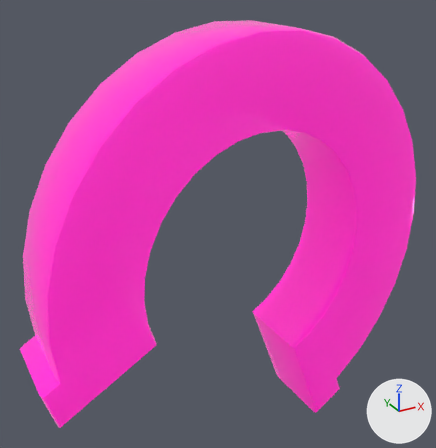
The Blender file assets/items/pickup/ItemPickup.blend, before and after one commit.
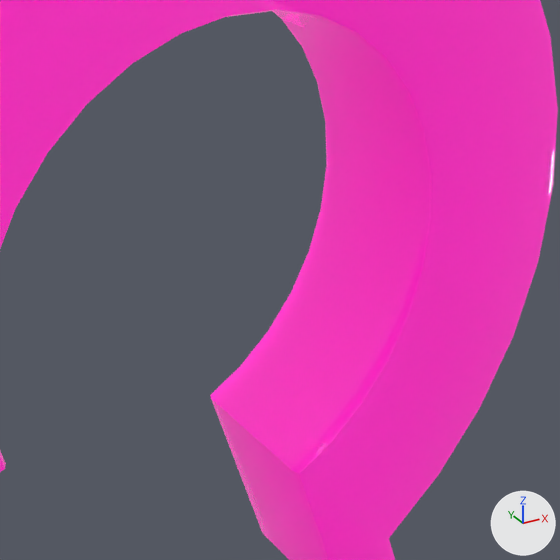
Old and new are each drawn whole from a camera (50 mm lens) standing at (-1.406, -2.367, 1.341) and looking at (-0.062, 0.075, 0.12) and again close up on the part from 35% to 96% of the width and 28% to 87% of the height. Arrows for +X, +Y and +Z are at lower right; the lights stay in place. Text is drawn in Blender's own font.
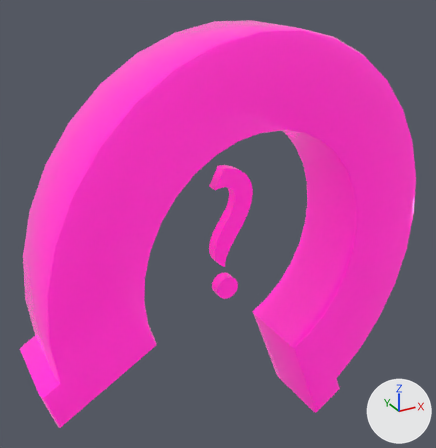
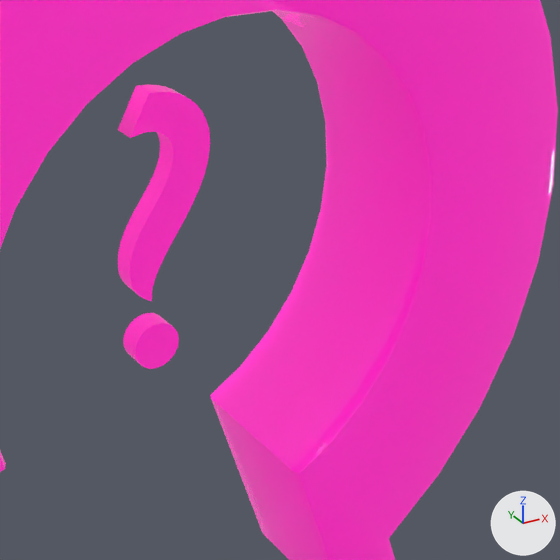
Boxes (x1, y1, x2, y2) around the edits, measured in the close-ups (560 x 560 px):
'Text', added (pink): after (118, 85, 210, 369)

Edits to the bpy script that builds the scene:
```text
Add txt_text:
    txt_text = bpy.data.curves.new('Text', 'FONT')
    txt_text.body = '?'
    txt_text.materials.append(mat_horseshoe)  # pink #e700bf
    txt_text.extrude = 0.03
Add ob_text:
    ob_text = bpy.data.objects.new('Text', txt_text)
    ob_text.location = (-0.217, 0.0, -0.247)
    ob_text.rotation_euler = (1.571, 0.0, 0.0)  # degrees (90, 0, 0)
```
